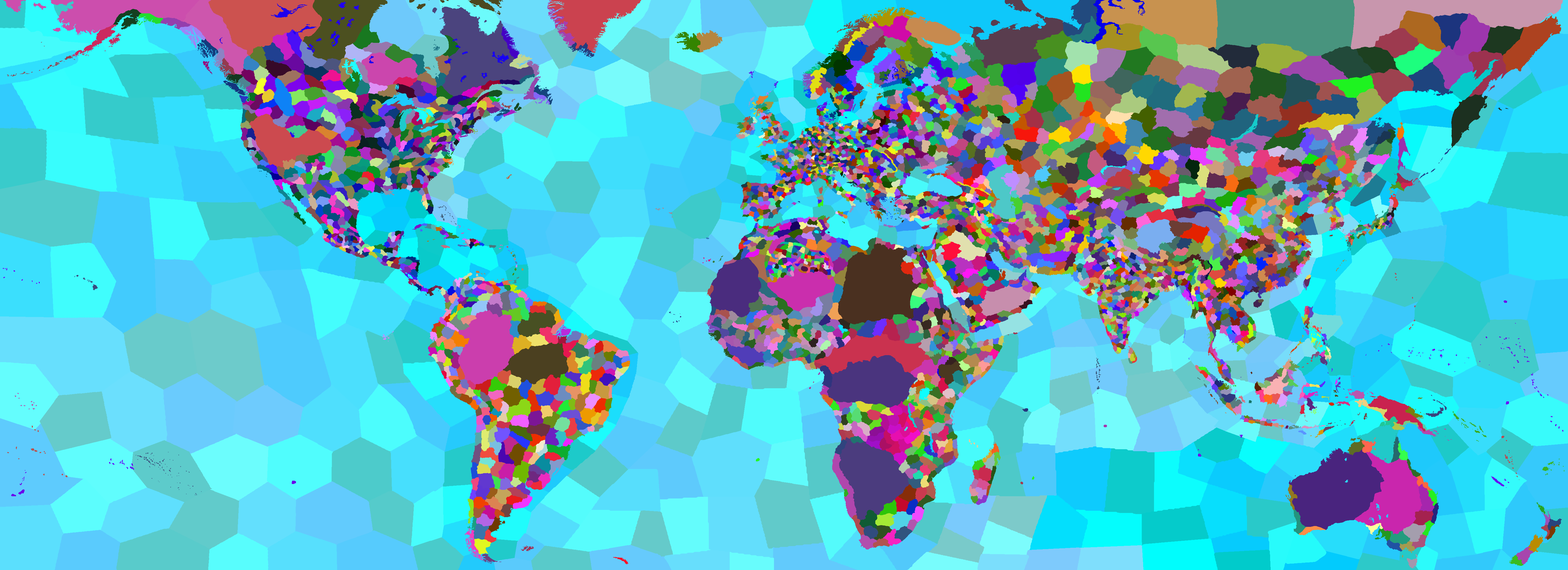
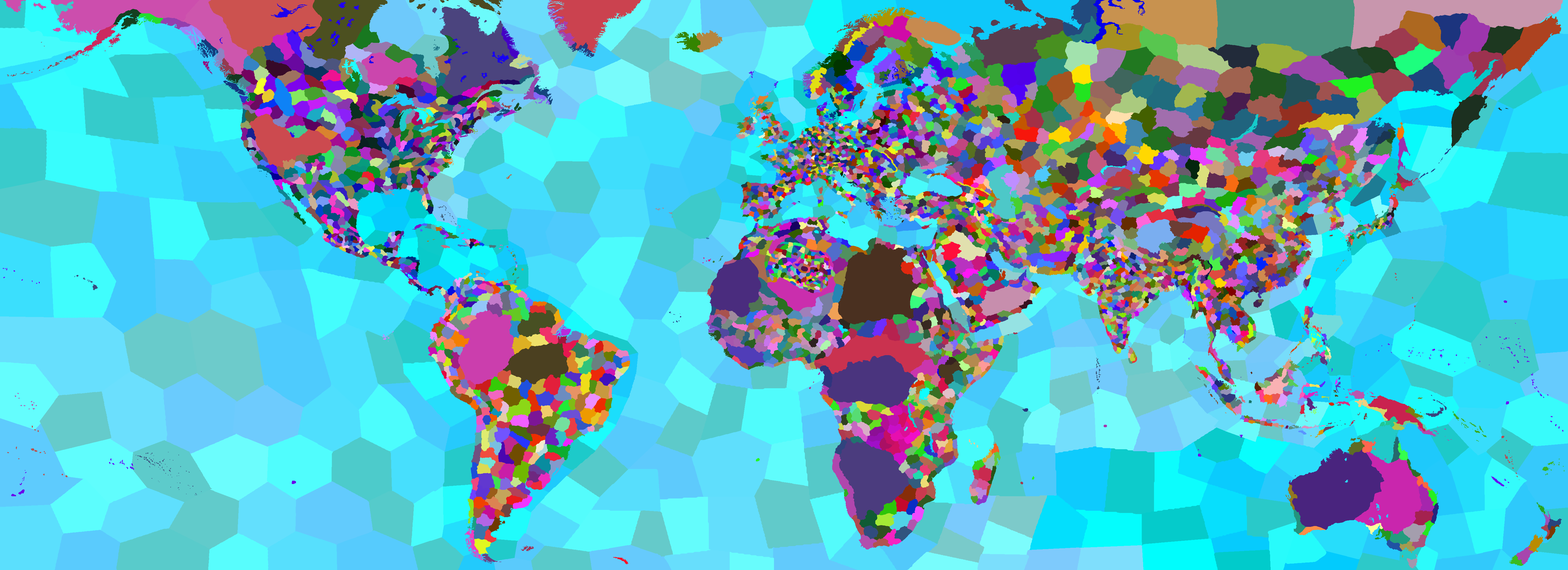
Layered file, before and after one edit (1568 × 570). Changes by layer:
painted on "provinces.bmp" over (x1=783, y1=268, x2=829, y2=294)
